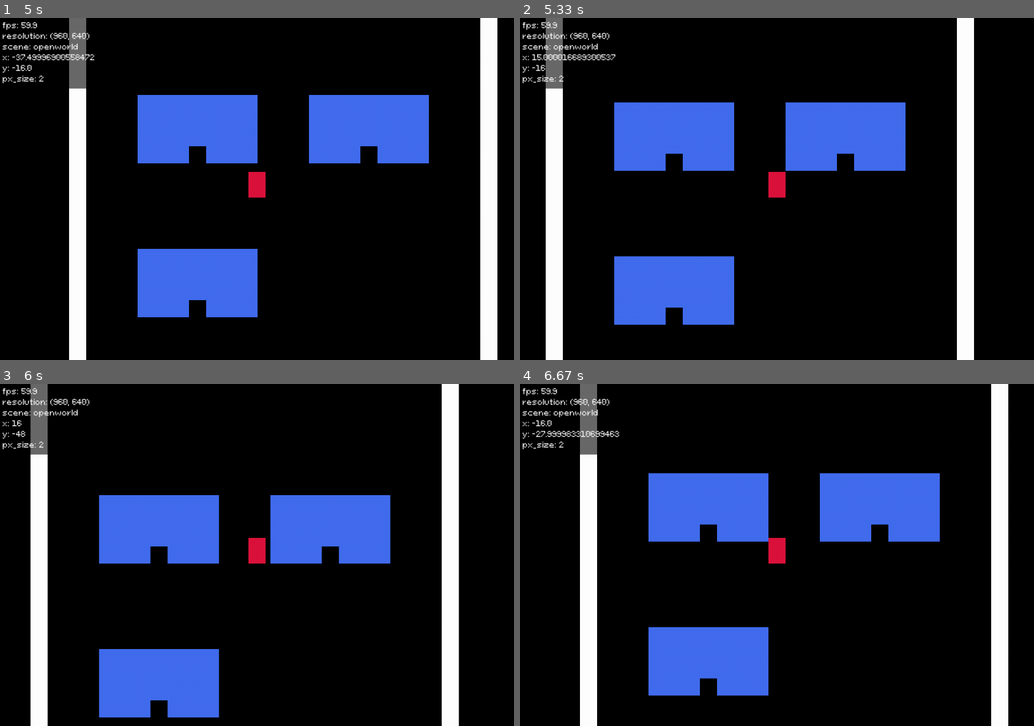
Above: before the commit, frames 1-4 (two rows, left to right).
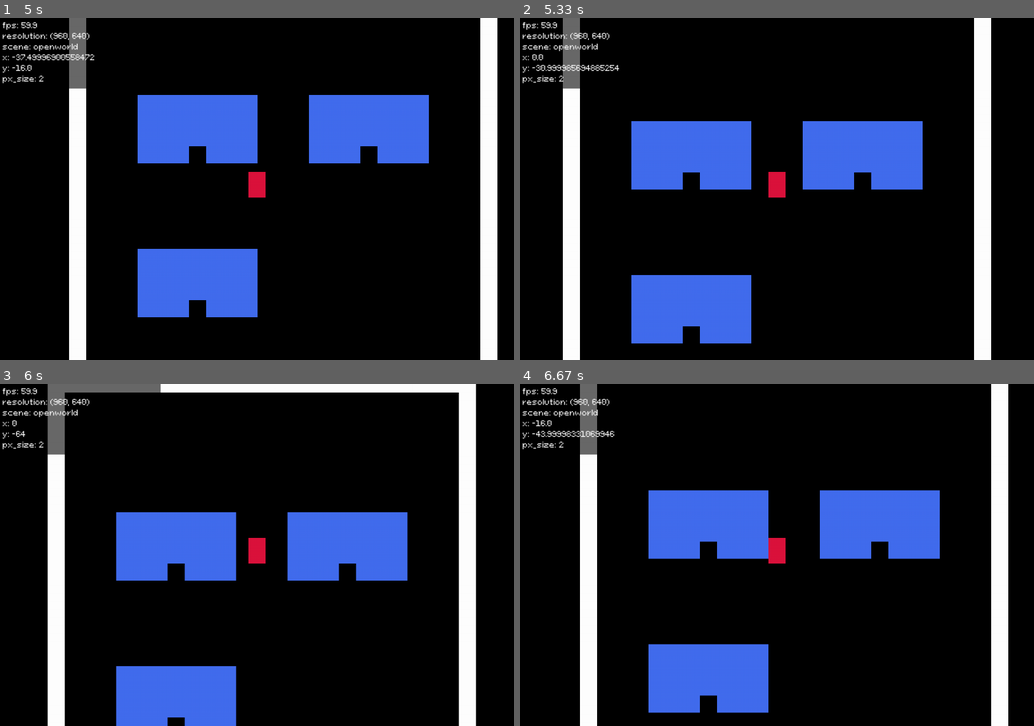
Above: after the commit, the same moments.

Repository: kritserv/rpg-maker-style-top-down-game-template
Game: pygame game, started from main.py
Same seed, same stepped clock (60 frames per second), same inputs: the game is played once before the commit and once after it.
Inputs:
- Up to frame 1 (5 s): tap Enter at 0.33 s; hold Left 0.67-1.2 s; hold Down 1.23-1.53 s; hold Left 1.57-1.97 s; hold Up 2-2.37 s; hold Right 2.4-3.03 s; tap X at 3.07 s; hold Down 3.4-3.77 s; tap Space at 4.3 s; hold Right from 4.63 s (still down)
- Up to frame 2 (5.33 s): release Right at 5.1 s; hold Up from 5.13 s (still down)
- Up to frame 3 (6 s): release Up at 5.43 s; hold Left from 5.97 s (still down)
- Up to frame 4 (6.67 s): release Left at 6.5 s; hold Down from 6.53 s (still down)

Frame 1 is identical in both runs. In frame 2, 24% of the frame differs, in the area x 2-92%, y 0-100%; in frame 3, 25%, in the area x 2-93%, y 0-100%; in frame 4, 7.3%.

Commit message:
remove special dt calculation & fix player and menu cursor move function with problem hard to stop at pos = 0

Diff:
--- a/main.py
+++ b/main.py
@@ -29,6 +29,7 @@
 	pause_toggle = False
 
 	screen, black_bar_is_set, cap_fps = load_screen_from_json()
+	cap_fps = True
 	black_bar = BlackBar(screen, black_bar_is_set)
 	curr_width, curr_height, pixel_size = update_size(
 		[
@@ -39,9 +40,8 @@
 	ratio = default_screen_width/default_screen_height
 	new_size = (curr_width, curr_height)
 
-	low_fps_mode, high_fps_mode = 0, 1
-	if cap_fps or web_export:
-		low_fps_mode, high_fps_mode = 0.016, 0
+	if web_export:
+		cap_fps = True
 
 	player = Player(screen)
 	top_down_map = TopDownMap(screen)
@@ -79,8 +79,6 @@
 		# ================== [ DELTA TIME ] ==================
 
 		dt = time() - prev_time
-		dt *= high_fps_mode
-		dt += low_fps_mode
 		prev_time = time()
 
 		# =================== [ GET INPUT ] ===================
@@ -205,6 +203,7 @@
 					]
 					debug_timer.restart()
 				print_debug(debug_list)
+
 		else:
 			pass
 
--- a/src/entity/cursor.py
+++ b/src/entity/cursor.py
@@ -1,6 +1,8 @@
 import pygame as pg
 from .ent_func import correct_all_rect, calculate_movement, calculate_obs_position, expect_finish_pos, get_distance_between, move, resize_pixel
 from src.variable import white
+
+continue_move_value = 3
 
 class Cursor:
 	def __init__(self, screen):
@@ -35,10 +37,9 @@
 			move(self.pos, 0, dy, dt, self.speed)
 
 		if not self.key_presed:
-			self.finish_pos = expect_finish_pos(self)
+
+			self.finish_pos = expect_finish_pos(self, continue_move_value)
 			self.diff_x, self.diff_y = get_distance_between(self.pos, self.finish_pos)
-
-			continue_move_value = 3
 
 			if self.diff_x > continue_move_value:
 				move(self.pos, self.last_dx, 0, dt, self.speed)
--- a/src/entity/ent_func/player.py
+++ b/src/entity/ent_func/player.py
@@ -85,8 +85,7 @@
 			num -= 1
 	return num
 
-def expect_finish_pos(player):
-	expected_x, expected_y = player.finish_pos
+def expect_finish_pos(player, continue_move_value):
 	if player.last_dx < 0:
 		checker = floor(player.pos[0])
 	elif player.last_dx > 0:
@@ -94,9 +93,10 @@
 	else:
 		checker = 0
 
-	expected_x = make_divisible_by_16(checker)
-	if checker == 0:
+	if -continue_move_value <= checker <= continue_move_value:
 		expected_x = 0
+	else:
+		expected_x = make_divisible_by_16(checker)
 
 	if player.last_dy < 0:
 		checker = floor(player.pos[1])
@@ -105,9 +105,10 @@
 	else:
 		checker = 0
 
-	expected_y = make_divisible_by_16(checker)
-	if checker == 0:
+	if -continue_move_value <= checker <= continue_move_value:
 		expected_y = 0
+	else:
+		expected_y = make_divisible_by_16(checker)
 
 	return (expected_x, expected_y)
 
--- a/src/entity/menu.py
+++ b/src/entity/menu.py
@@ -58,8 +58,5 @@
 
 		elif key[pg.K_DOWN] and self.cursor.pos[1] == self.bottom:
 				self.cursor.pos[1] = 0 - self.plus_value
-		else:
-			if self.cursor.pos[1] <= -16:
-				self.cursor.pos[1] = self.bottom + self.plus_value
 
 		return selected
--- a/src/entity/player.py
+++ b/src/entity/player.py
@@ -1,6 +1,8 @@
 import pygame as pg
 from .ent_func import correct_all_rect, calculate_movement, calculate_obs_position, expect_finish_pos, get_distance_between, move, resize_pixel, draw_player
 from src.variable import red
+
+continue_move_value = 3
 
 class Player:
 	def __init__(self, screen):
@@ -36,10 +38,9 @@
 			move(self.pos, dx, dy, dt, self.speed)
 
 		if not self.key_presed:
-			self.finish_pos = expect_finish_pos(self)
+
+			self.finish_pos = expect_finish_pos(self, continue_move_value)
 			self.diff_x, self.diff_y = get_distance_between(self.pos, self.finish_pos)
-
-			continue_move_value = 3
 
 			if self.diff_x > continue_move_value:
 				move(self.pos, self.last_dx, 0, dt, self.speed)
